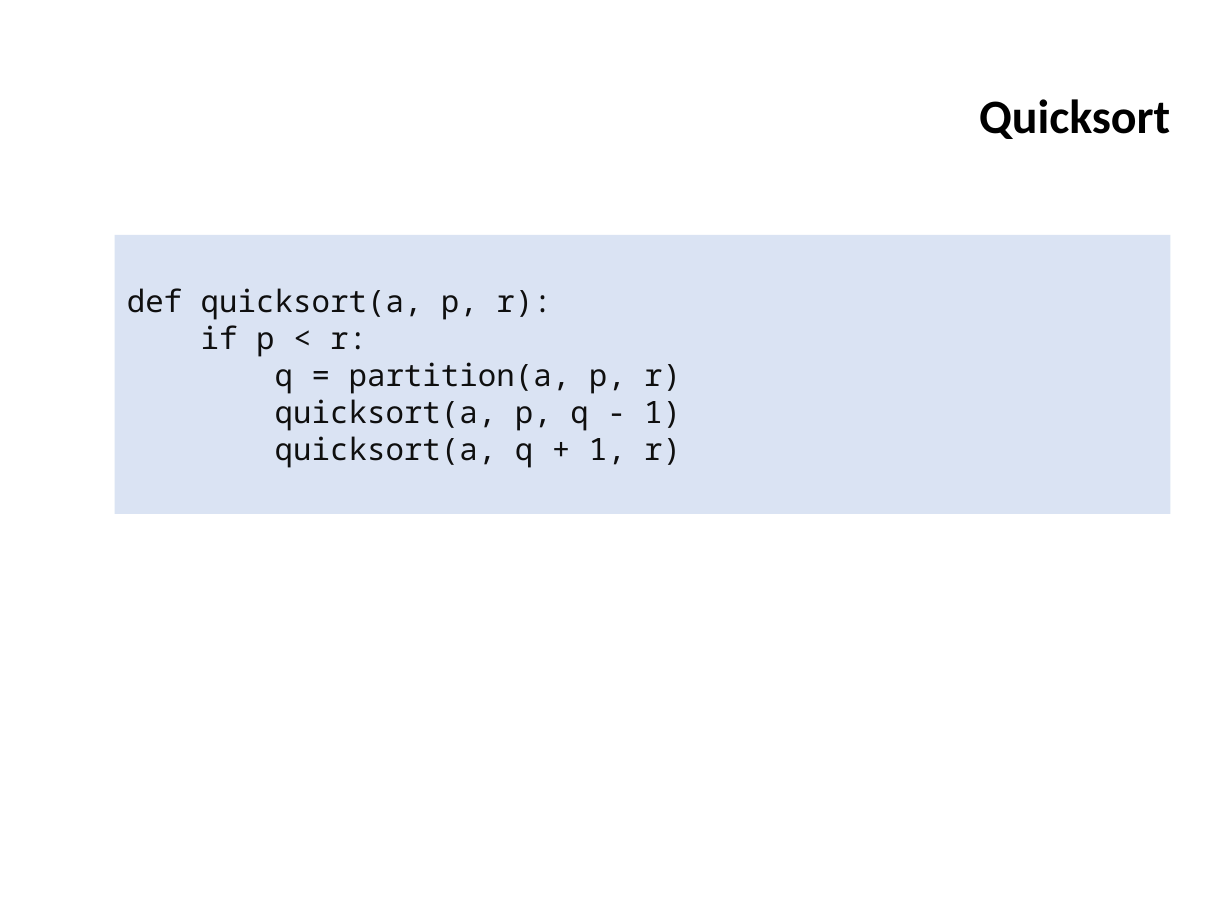
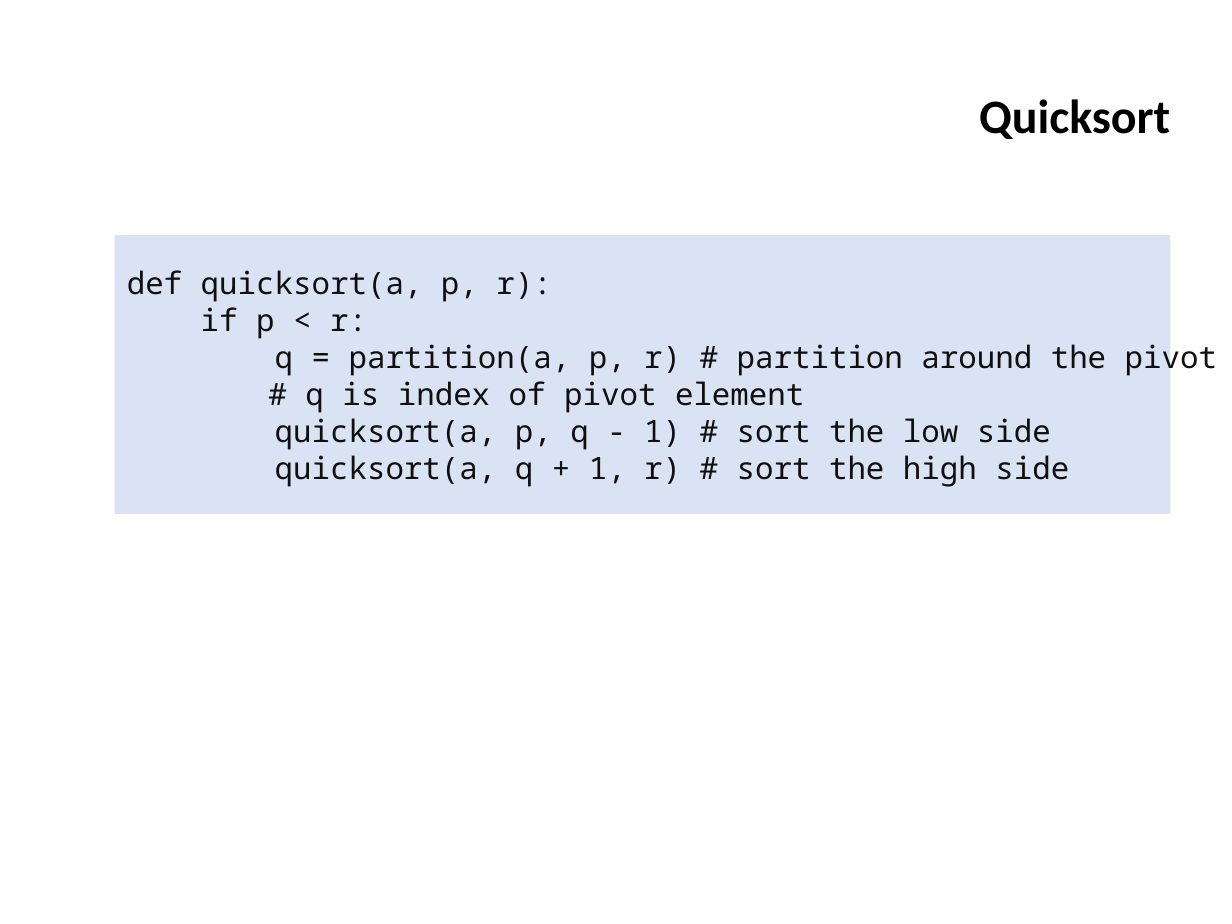
Before and after one commit to ifromm/dsa, a slide deck: slide 5 of slides/unit_2_quicksort.pptx. Drawn at 1232x924 pixels with LibreOffice and Linux fonts; fonts in the diff are those of the drawing; background and template pictures are left out. Boxes give left, top, right and bottom in pixels: in the first picture for what was removed or moved away, otherwise in the second. Text is boxed around its words. In the diff, an @@ line names an element or a change of style, - is before the commit and + after.

```diff
--- a/slides/unit_2_quicksort.pptx
+++ b/slides/unit_2_quicksort.pptx
@@ text in rectangle at [275, 344, 1217, 487]: text changed @@
-q = partition(a, p, r)
-quicksort(a, p, q - 1)
-quicksort(a, q + 1, r)
+q = partition(a, p, r) # partition around the pivot
+# q is index of pivot element
+quicksort(a, p, q - 1) # sort the low side
+quicksort(a, q + 1, r) # sort the high side
```
Also in this commit, not shown: 4 other slides changed, 1 slide added.
